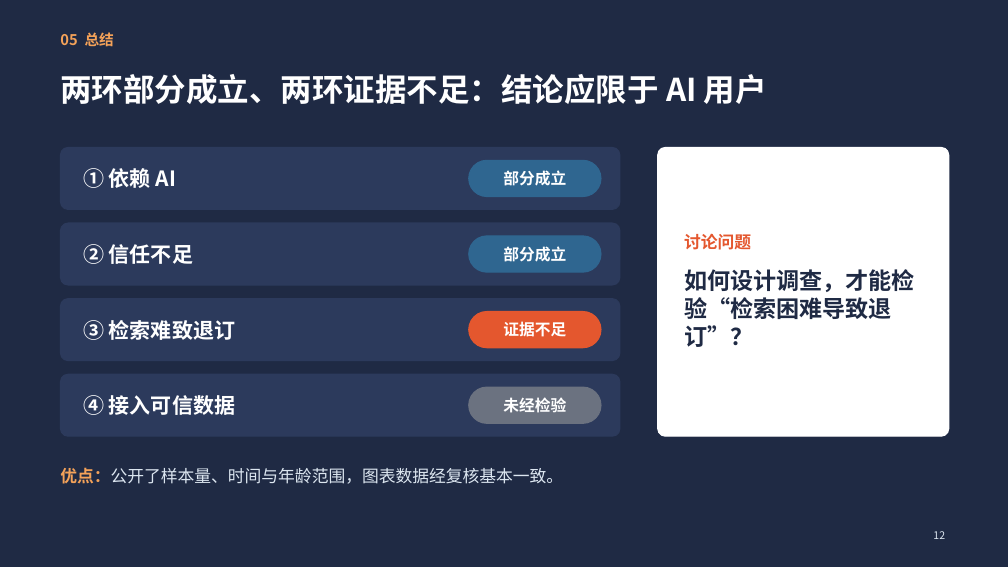
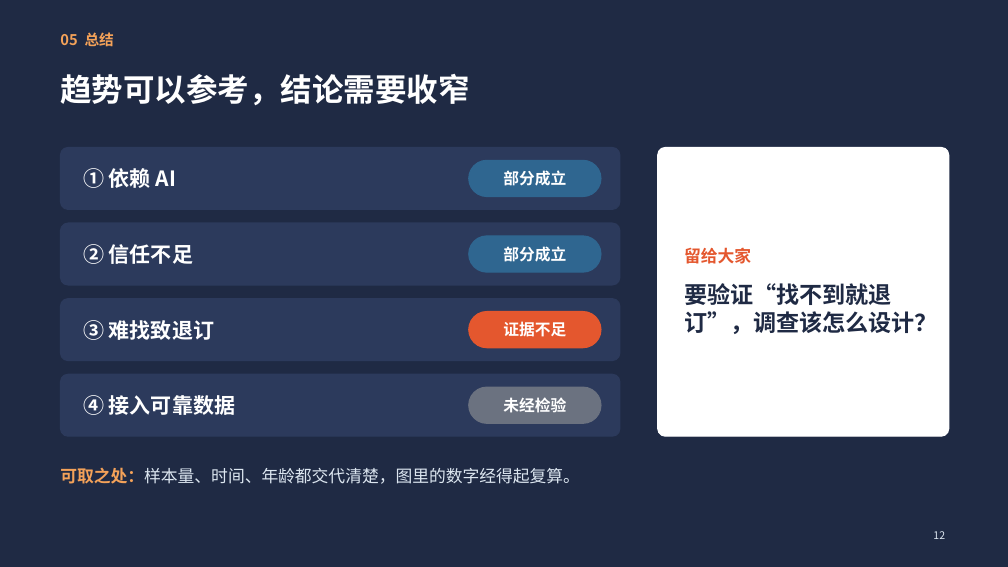
Before and after one commit to jayleo113/ppt, a slide deck: slide 12 of Gracenote报告解读_课堂汇报.pptx. Drawn at 1008x567 pixels with LibreOffice and Linux fonts; fonts in the diff are those of the drawing. Boxes give left, top, right and bottom in pixels: in the first picture for what was removed or moved away, otherwise in the second. Text is boxed around its words. In the diff, an @@ line names an element or a change of style, - is before the commit and + after.

```diff
--- a/Gracenote报告解读_课堂汇报.pptx
+++ b/Gracenote报告解读_课堂汇报.pptx
@@ title at box(60, 74, 469, 105): text changed @@
-两环部分成立、两环证据不足：结论应限于 AI 用户
+趋势可以参考，结论需要收窄
@@ text at box(684, 247, 938, 334): text changed @@
-讨论问题
-如何设计调查，才能检验“检索困难导致退订”？
+留给大家
+要验证“找不到就退订”，调查该怎么设计？
@@ text at box(83, 320, 214, 340): text changed @@
-③ 检索难致退订
+③ 难找致退订
@@ text at box(83, 395, 235, 415): text changed @@
-④ 接入可信数据
+④ 接入可靠数据
@@ text at box(60, 467, 579, 484): text changed @@
-优点：公开了样本量、时间与年龄范围，图表数据经复核基本一致。
+可取之处：样本量、时间、年龄都交代清楚，图里的数字经得起复算。
```
Also in this commit, not shown: 12 other slides changed, 4 other files.
